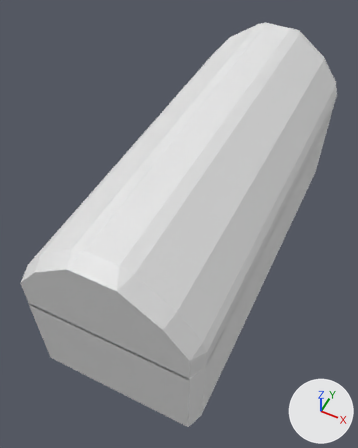
The Blender file obj_Chest_Justin_01.blend as it was, and as the next commit left it.
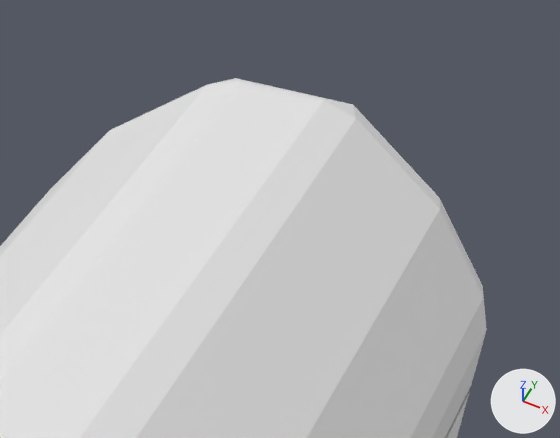
The first picture shows the older version from a camera (50 mm lens) standing at (2.5, -6.19, 8.21) and looking at (-0.27, -0.66, 1.29). The close-ups show the older and then the newer version on the part from 55% to 100% of the width and 0% to 28% of the height of that picture. Only the edits that show in the close-ups are written down. Lighting does not change. The marker at lower right points along +X, +Y and +Z.

Objects in the first close-up: 'Chest Lid' and 1 more.
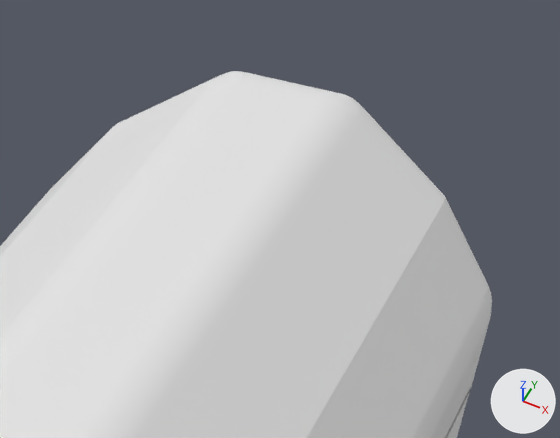
Where the change shows, as pixel boxes (x1, y1, x2, y2) in the close-ups (560 x 438 px):
```json
{"object": "Chest Lid", "change": "modifiers changed", "before": [0, 78, 487, 438], "after": [0, 71, 492, 438]}
```

Scene script edits in JSON lines:
```json
{"block": "ob_chest_lid", "where": "_m = ob_chest_lid.modifiers.new('Bevel', 'BEVEL')"}
{"op": "add", "block": "ob_chest_lid", "code": "_m.segments = 10"}
```
